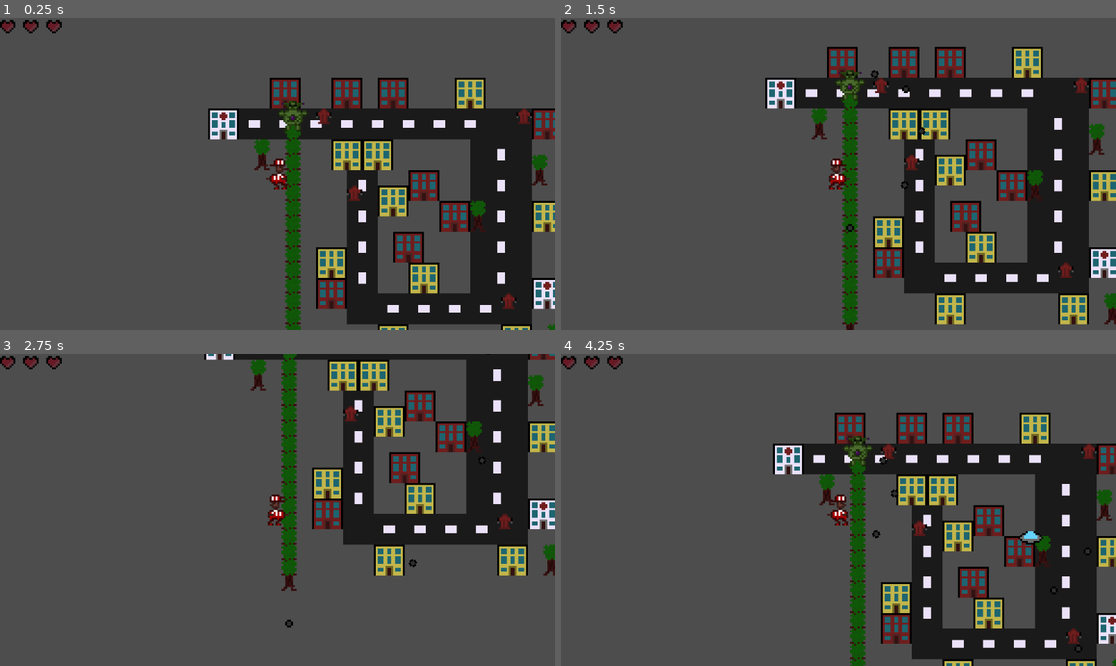
Above: before the commit, frames 1-4 (two rows, left to right).
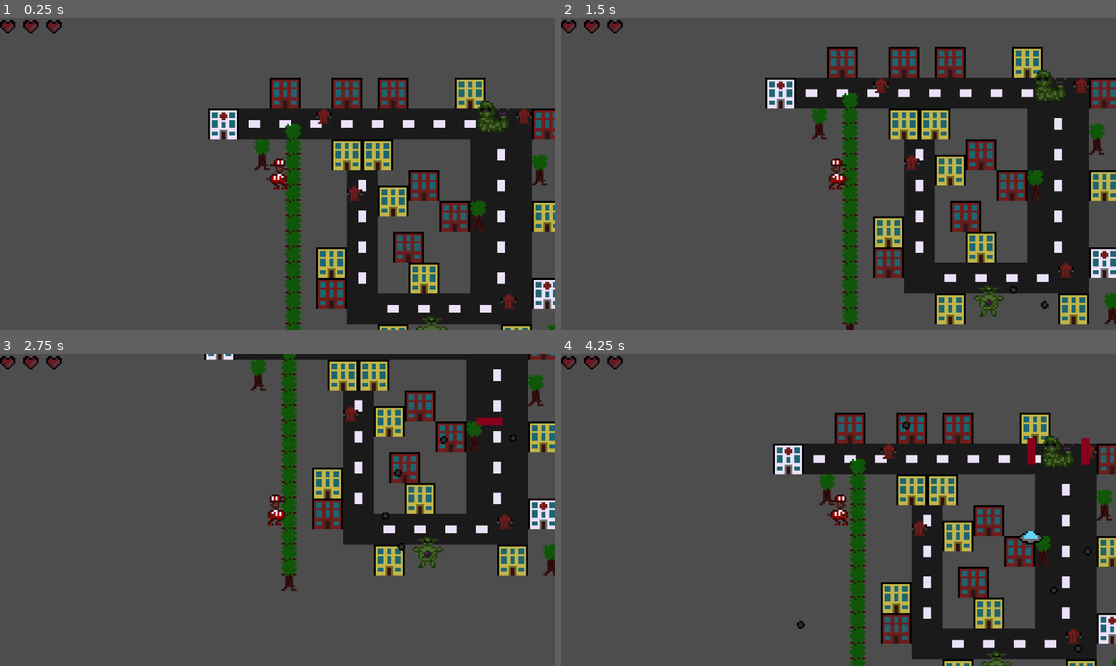
Above: after the commit, the same moments.

Repository: Lila-Kuhlt/Close-Encounters-of-the-Jeff-Kind
Game: Godot game, scene res://scenes/World.tscn
The game is run twice, just before and just after one commit, with the same random seed, the same clock (stepped at 60 frames per second) and the same inputs.
Inputs:
- Up to frame 1 (0.25 s): no input
- Up to frame 2 (1.5 s): tap Enter at 0.5 s; hold D (right) 0.53-1.28 s; hold S (down) from 1.28 s (still down)
- Up to frame 3 (2.75 s): release S (down) at 2.03 s; hold D (right) from 2.03 s (still down)
- Up to frame 4 (4.25 s): release D (right) at 2.78 s; hold W (up) 2.78-3.53 s; hold A (left) from 3.53 s (still down)

The runs differ from the first frame. In frame 1, 0.7% of the frame differs, in the area x 50-92%, y 26-100%; in frame 2, 1.0%; in frame 3, 0.6%; in frame 4, 1.1%, in the area x 42-96%, y 21-100%.

Commit message:
better alien placement in world

Diff:
--- a/godot/scenes/World.gd
+++ b/godot/scenes/World.gd
@@ -4,6 +4,7 @@
 const Ufo = preload("res://scenes/Ufo.tscn")
 const Destination = preload("res://scenes/Destination.tscn")
 const FatAlien = preload("res://scenes/aliens/FatAlien.tscn")
+const FixedAlien = preload("res://scenes/aliens/FixedAlien.tscn")
 
 const PACKAGE_SPAWN_RATE := 6.0
 const PACKAGE_SPAWN_OFFSET := 3.0
@@ -53,8 +54,11 @@
 	populate_walkable_street_tiles()
 	# _init_astar()
 	var alien = FatAlien.instantiate()
-	alien.position = _astar.get_point_position(Vector2i(5, 3))
+	alien.position = _astar.get_point_position(Vector2i(14, 17))
 	add_child(alien)
+	var fixed_alien = FixedAlien.instantiate()
+	fixed_alien.position = _astar.get_point_position(Vector2i(18, 3))
+	add_child(fixed_alien)
 
 func get_areas(layer_name: String) -> Array[TileLocation]:
 	var ts: TileSet = $ObjectTileMap.tile_set
